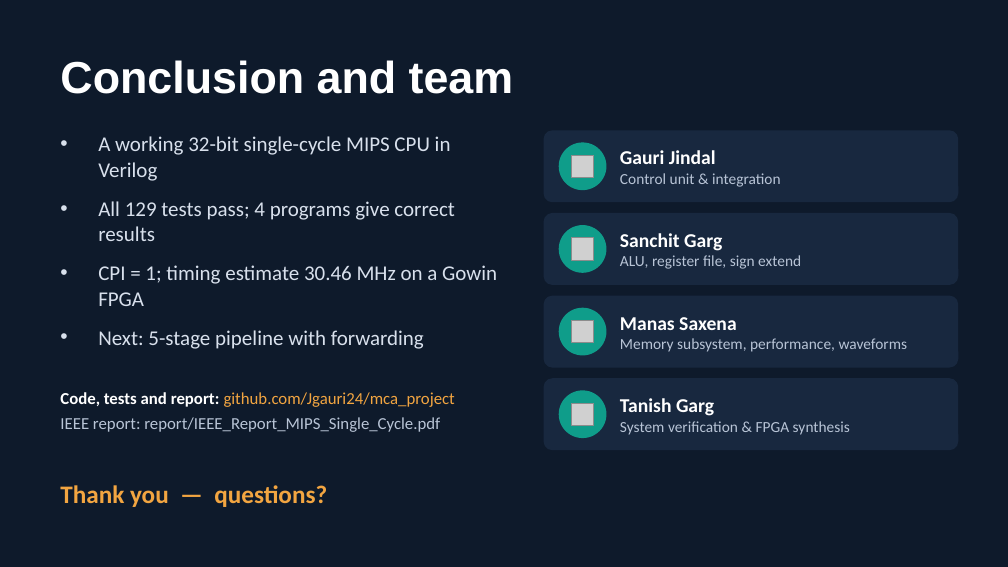
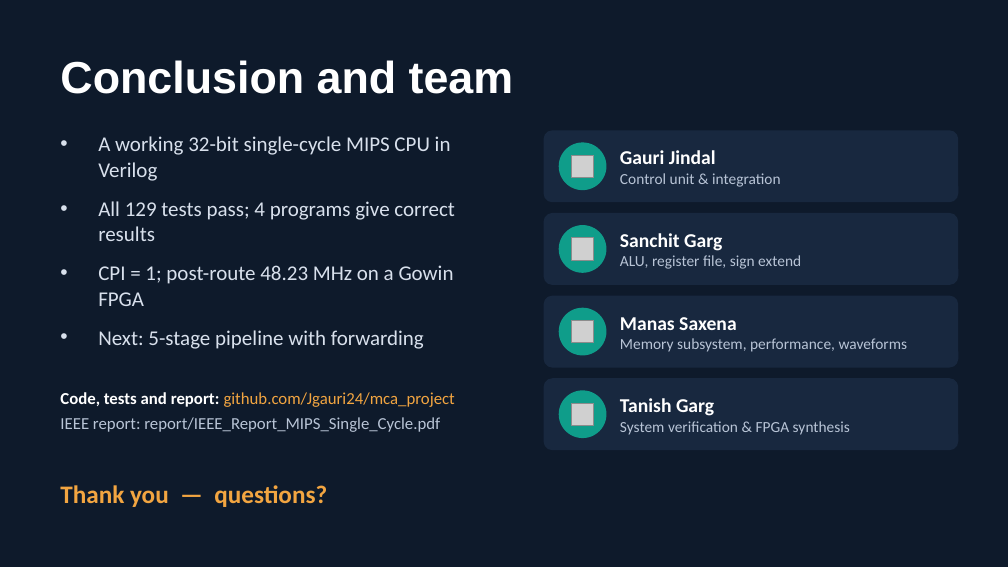
Before and after one commit to Jgauri24/mca_project, a slide deck: slide 14 of presentation/MIPS_Single_Cycle_Presentation.pptx. Drawn at 1008x567 pixels with LibreOffice and Linux fonts; fonts in the diff are those of the drawing; grey boxes stand for pictures. Boxes give left, top, right and bottom in pixels: in the first picture for what was removed or moved away, otherwise in the second. Text is boxed around its words. In the diff, an @@ line names an element or a change of style, - is before the commit and + after.

Commit message:
docs(synthesis): report post-route maximum frequency of 48.23 MHz
nextpnr finished routing: critical path 20.74 ns (8.84 ns logic,
11.90 ns routing) on the lw path, replacing the placement-only
estimate of 30.46 MHz in README, synthesis report, IEEE report and slides.

```diff
--- a/presentation/MIPS_Single_Cycle_Presentation.pptx
+++ b/presentation/MIPS_Single_Cycle_Presentation.pptx
@@ text at <box>98,265,454,306</box>: text changed @@
-• CPI = 1; timing estimate 30.46 MHz on a Gowin FPGA
+• CPI = 1; post-route 48.23 MHz on a Gowin FPGA
```
Also in this commit, not shown: 1 other slide changed, 6 other files.
